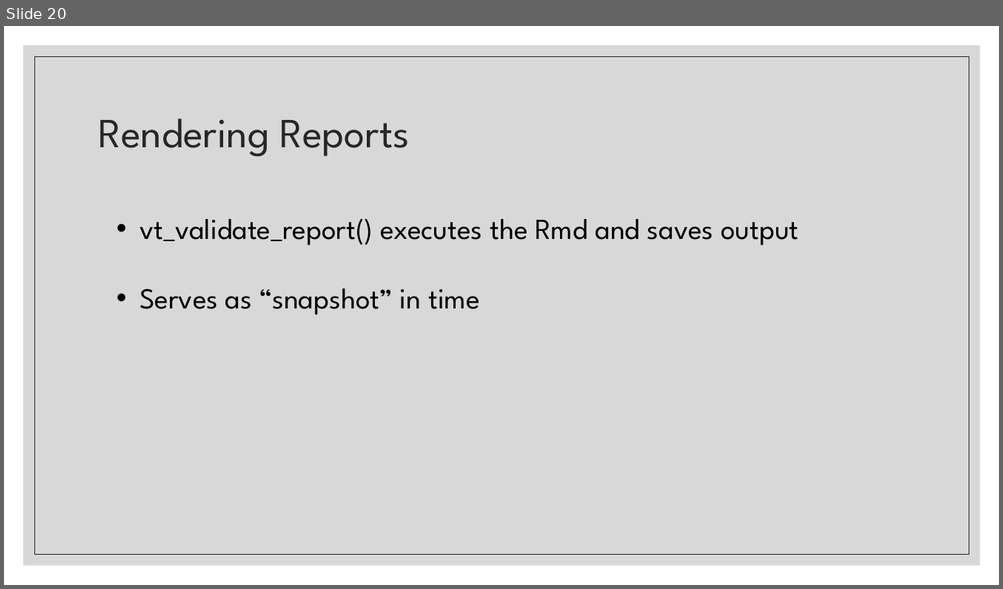
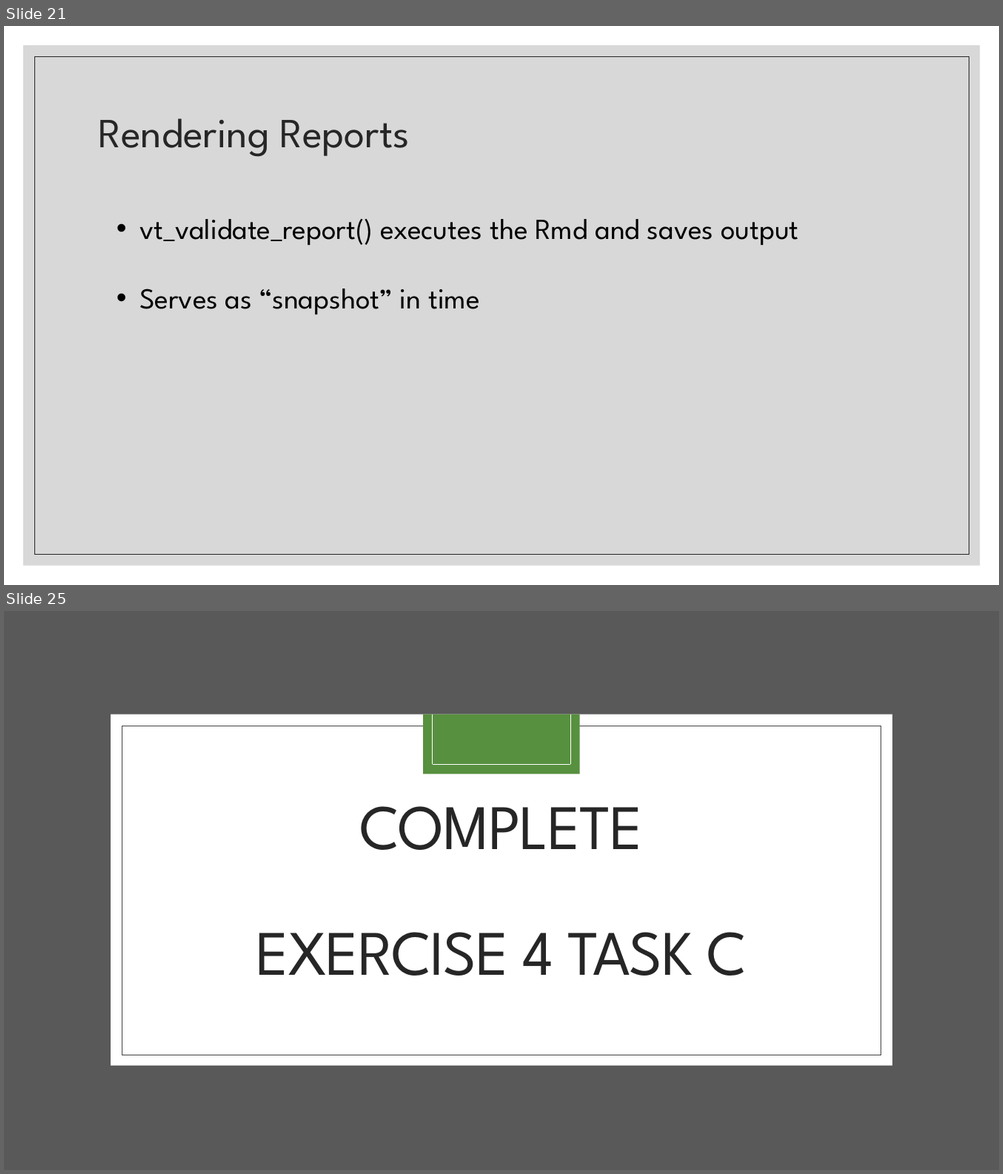
Before and after one commit to FredHutch/R_Package_Validation_Tutorial, a slide deck: Slides/Slides-04-Elements_of_Validation/Slides-04-Elements_of_Validation.pptx. Shown one above the other, each under a label of ours: slide 20 before the commit, slides 21 and 25 after it; the slides between them are not shown. The pictures are 1003x589 and 1003x1174 pixels, drawn with LibreOffice and Linux fonts; fonts in the diff are those of the drawing. Boxes give left, top, right and bottom in pixels: in the first picture for what was removed or moved away, otherwise in the second. Text is boxed around its words. In the diff, an @@ line names an element or a change of style, - is before the commit and + after.

```diff
--- a/Slides/Slides-04-Elements_of_Validation/Slides-04-Elements_of_Validation.pptx
+++ b/Slides/Slides-04-Elements_of_Validation/Slides-04-Elements_of_Validation.pptx
@@ slide 25 added at (4,611,999,1170), background #FFFFFF @@
@@ rectangle added at (4,611,999,1170), fill #595959 @@
@@ rectangle added at (111,715,892,1066), fill #FFFFFF @@
@@ rectangle added at (424,715,580,775), fill #57903F @@
@@ line added from (432, 715) to (432, 765), #FFFFFF 0.5 pt @@
@@ line added from (570, 715) to (570, 765), #FFFFFF 0.5 pt @@
@@ rectangle added at (122,726,881,1055), outline #404040 0.5 pt @@
@@ line added from (432, 765) to (570, 765), #FFFFFF 0.5 pt @@
@@ title added at (256,806,746,976), 61.2 pt, text #262626 @@
+COMPLETE
+EXERCISE 4 TASK C
@@ what was slide 20 is now slide 21 @@
```
Also in this commit, not shown: 4 other slides added, 1 slide removed, 8 other files.
